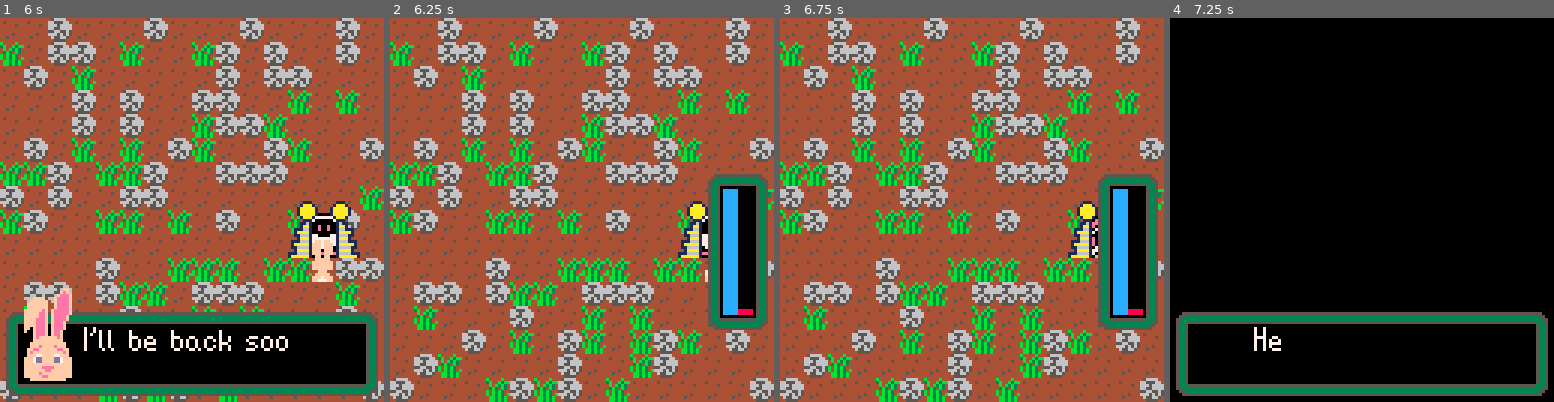
Above: before the commit, frames 1-4 (left to right).
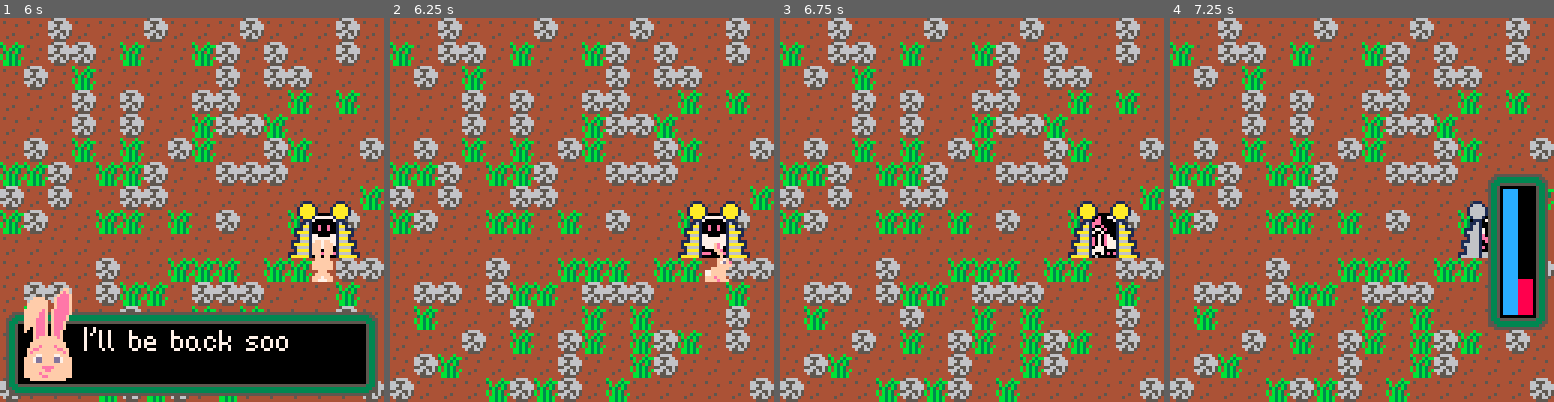
Above: after the commit, the same moments.

Repository: DeCarabas/pico_carts
Game: PICO-8 cartridge robo.p8
Same seed, same stepped clock (60 frames per second), same inputs: the game is played once before the commit and once after it.
Inputs:
- Up to frame 1 (6 s): tap X (X key) at 0.33, 1.07, 1.85, 2.97, 4.08, 5.2 s; tap O (Z key) at 0.7, 1.7, 2.1, 2.5, 2.9, 3.3, 3.7, 4.1, 4.5, 4.9, 5.3, 5.7 s; hold Right 1.6-2.1 s; hold Up 2.15-2.42 s; hold Right 2.47-3.03 s; hold Left 3.08-3.58 s; hold Down 3.63-3.97 s; hold Right 4.02-4.68 s; hold Up 4.73-5.03 s; hold Left 5.08-5.68 s; hold Down from 5.73 s (still down)
- Up to frame 2 (6.25 s): release Down at 6.03 s; hold Right from 6.08 s (still down); tap O (Z key) at 6.1 s
- Up to frame 3 (6.75 s): tap X (X key) at 6.32 s; tap O (Z key) at 6.5 s; release Right at 6.58 s; hold Right from 6.63 s (still down)
- Up to frame 4 (7.25 s): tap O (Z key) at 6.9 s; release Right at 7.13 s; hold Up from 7.18 s (still down)

Frame 1 is identical in both runs. In frame 2, 6.0% of the frame differs, in the area x 82-99%, y 40-82%; in frame 3, 6.0%; in frame 4, 98%, in the area x 0-100%, y 0-100%.

Commit message:
[Robo] fade out

Diff:
--- a/robo.p8
+++ b/robo.p8
@@ -269,12 +269,13 @@
  buzz_time=3
 end
 
-function update_time()
+function update_time(inc)
  if buzz_time > 0 then
   buzz_time -= 0.75
  end
 
- hour+=hour_inc
+ if (inc==nil) inc=hour_inc
+ hour+=inc
  if hour>24 then
   day+=1
   hour-=24
@@ -598,7 +599,9 @@
  -- first, we adjust the pals so
  -- that it looks like the right
  -- time of day.
- enable_sunshine(hour)
+ if pal==original_pal then
+  enable_sunshine(hour)
+ end
 
 	draw_map()
 
@@ -901,7 +904,7 @@
 end
 
 function enable_dark(d)
- assert(pal==original_pal)
+ --assert(pal==original_pal)
  dark_level=dark_levels[d]
  pal(dark_level)
  pal=fx_pal
@@ -927,8 +930,24 @@
 end
 
 function fade_out(fn)
- -- todo: actually fade
- fn()
+ fade_t=5
+ fade_lvl=sunshine_map[flr(hour)]
+ update_fn=update_fade
+ fade_cb=fn
+end
+
+function update_fade()
+ enable_dark(fade_lvl)
+ fade_t-=1
+ if fade_t<=0 then
+  fade_lvl+=1
+  if fade_lvl>5 then
+   disable_dark()
+   fade_cb()
+  else
+   fade_t=5
+  end
+ end
 end
 
 --[[
@@ -992,7 +1011,7 @@
   "^you sit tight.",
   "^i'll be back soon to\nfinish up."},
  post=function()
-  energy_level=0.1 --max_energy/3
+  energy_level=max_energy/4
   penny_run(1)
   update_fn=update_walk
   chapter=1
